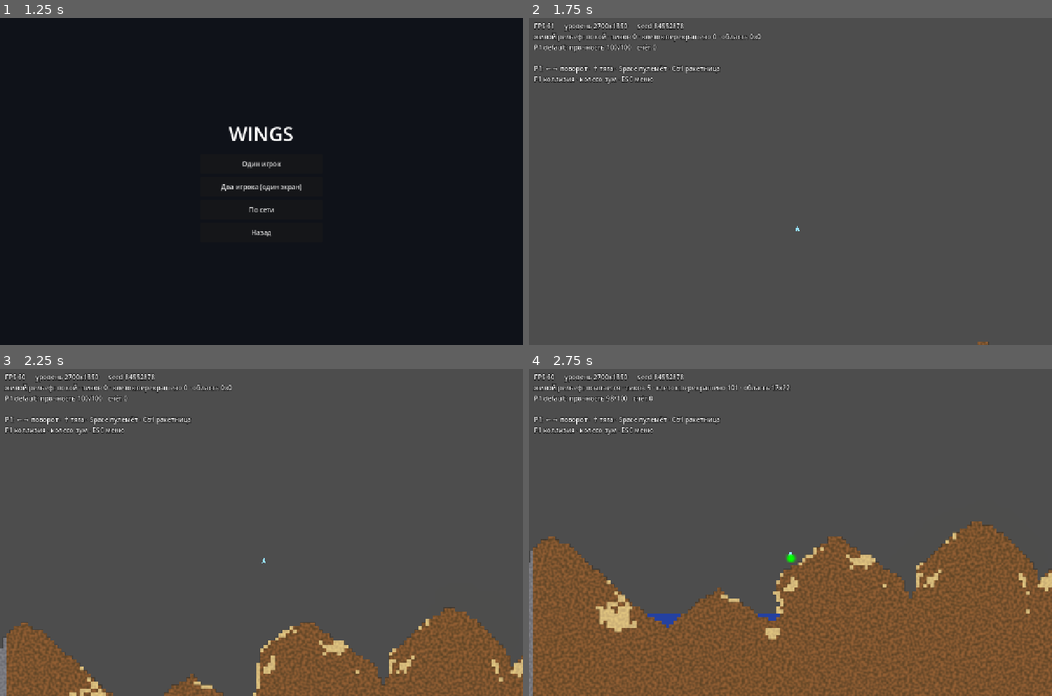
Above: before the commit, frames 1-4 (two rows, left to right).
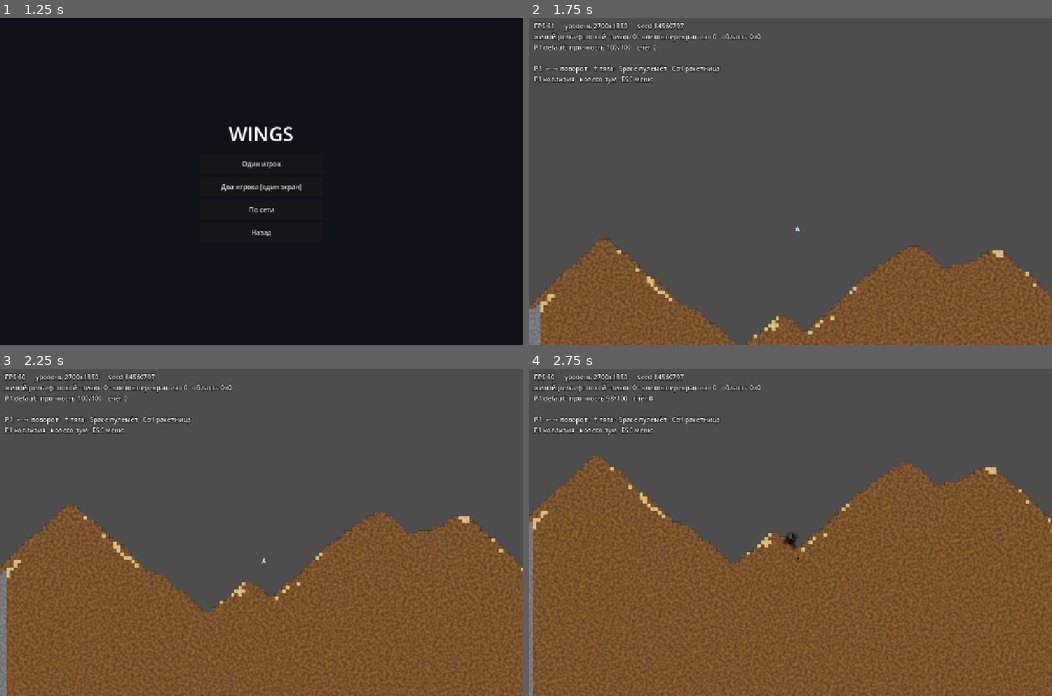
Above: after the commit, the same moments.

Repository: apbrandom/Scoria
Game: Godot game, scene res://scenes/menu/main_menu.tscn
The game is run twice, just before and just after one commit, with the same random seed, the same clock (stepped at 60 frames per second) and the same inputs.
Inputs (mouse positions are in pixels of both pictures, inside the frame that each line leads up to):
- Up to frame 1 (1.25 s): click "Играть" at 0.5 s
- Up to frame 2 (1.75 s): click "Один игрок" at 1.25 s
- Up to frame 3 (2.25 s): tap Enter at 2 s; move the mouse to (376, 516) at 2.02 s; tap R at 2.1 s; click (376, 516) at 2.17 s
- Up to frame 4 (2.75 s): no input

Frame 1 is identical in both runs. In frame 2, 19% of the frame differs, in the area x 0-100%, y 1-100%; in frame 3, 35%; in frame 4, 29%.

Commit message:
feat(bases): размещение баз генератором + неразрушаемая площадка
Устарело исходное допущение architecture.md §2.2: базы там берутся из
палитровых индексов 32-47 оригинальных ARENA.LEV, но уровень с 2026-07-24
генерируется процедурно и таких индексов не содержит. Место под базу ищется
в сгенерированном рельефе — как уже ищется место под спавн.

«Есть ровное место под базу в каждой половине» стало ИНВАРИАНТОМ играбельности
наравне со спавнами: неудачный уровень отвергается и берётся следующий seed.
Так место под базу гарантировано, а не «повезло». Канарейка не покраснела —
test_level_rules 12/12, в среднем 1.12 попытки на уровень (было 1.12), то есть
новый инвариант почти ничего не отбраковывает.

Профиль поверхности считается в том же проходе _evaluate, который и так обходит
все клетки — свой проход по сетке ради поиска площадки стоил бы столько же,
сколько вся оценка. Берётся самое ровное место, а не первое подходящее: разница
между «почти плоско» и «на пределе допуска» на глаз заметна.

Под площадку впечатывается пласт камня (STONE_ID -> Cls.INDESTRUCTIBLE): carve
его не берёт и живая осыпь SandSim не двигает, поэтому базу не выроют бомбой и
не засыплет обвалом. В оригинале база была пикселями уровня и уничтожалась —
здесь сознательное расхождение, решение заказчика 2026-07-31.

test_bases 32/32 (+7), test_sand 57/57, test_live_sand 17/17.

Co-Authored-By: Claude Sonnet 5 <noreply@anthropic.com>

Diff:
--- a/Wings-clone/resources/level_gen_rules.gd
+++ b/Wings-clone/resources/level_gen_rules.gd
@@ -83,3 +83,20 @@
 ## Провал ВСЕХ попыток не должен ронять загрузку уровня — лучше чуть менее
 ## удачный уровень, чем чёрный экран.
 @export_range(1, 64, 1) var max_attempts: int = 12
+
+@export_group("Базы")
+## Полуширина посадочной площадки базы в клетках. Держать согласованным с
+## BaseData.zone_size: площадка должна быть не уже зоны, иначе корабль
+## «стыкуется», вися над обрывом.
+@export_range(2, 40, 1) var base_half_width_cells: int = 5
+## Сколько пустых клеток обязано быть НАД площадкой, чтобы туда можно было
+## залететь и сесть, а не только протиснуться.
+@export_range(2, 40, 1) var base_headroom_cells: int = 6
+## Допустимый перепад высоты поверхности по ширине площадки, в клетках. 0 —
+## только идеально ровное место (такого на шумовом рельефе почти не бывает),
+## слишком много — база встанет на склоне.
+@export_range(0, 10, 1) var base_flat_tolerance_cells: int = 2
+## Толщина каменного пласта, вписываемого ПОД базу. Камень carve не берёт
+## (TerrainPalette.Cls.INDESTRUCTIBLE), поэтому площадку не выроет бомбой и не
+## засыплет живой осыпью SandSim — база остаётся пригодной весь матч.
+@export_range(1, 20, 1) var base_platform_depth_cells: int = 3
--- a/Wings-clone/scripts/level/sand_level_gen.gd
+++ b/Wings-clone/scripts/level/sand_level_gen.gd
@@ -85,7 +85,7 @@
 		built["attempts"] = i + 1
 		built["report"] = report
 		if report["ok"]:
-			return built
+			return _place_bases(built, rules)
 		# Не сошлось — запоминаем лучший из отвергнутых. Загрузка уровня не
 		# должна падать из-за неудачной случайности: чуть менее удачный рельеф
 		# лучше, чем чёрный экран (см. шапку файла).
@@ -98,7 +98,47 @@
 	# здесь перебор дошёл до конца, и лучший кандидат мог оказаться не последним.
 	# Без этой строки поле молча значило бы разное в двух ветках одной функции.
 	best["attempts"] = attempts
-	return best
+	return _place_bases(best, rules)
+
+
+## Впечатывает площадки под базы и кладёт в результат "bases" — МИРОВЫЕ
+## координаты центра каждой площадки (не клетки: снаружи, в Level, клеток нет).
+##
+## Отдельным проходом после выбора кандидата, а не внутри _evaluate: тот
+## вызывается для КАЖДОЙ попытки seed'а и обязан оставаться чистой проверкой —
+## менять симуляцию у отвергнутых уровней бессмысленно и дорого.
+##
+## Уровень без баз — не повод падать: если сюда пришёл "лучший из отвергнутых"
+## и места под базу в нём не нашлось, отдаём пустой список (та же логика, что
+## уже принята для отвергнутых уровней вообще, см. шапку build_settled_sim).
+static func _place_bases(built: Dictionary, rules) -> Dictionary:
+	var sim = built["sim"]
+	var grid: Vector2i = built["grid"]
+	var stats: Dictionary = built["report"]["stats"]
+	var cell_px: int = rules.cell_px
+
+	var bases: Array[Vector2] = []
+	var stamped := false
+	for key in ["base_left", "base_right"]:
+		var spot: Vector2i = stats[key]
+		if spot.x < 0:
+			continue
+		_stamp_base_platform(sim, grid, spot, rules)
+		stamped = true
+		# Центр клетки, а не её угол: зона базы симметрична относительно центра.
+		bases.append(Vector2(
+			(spot.x + 0.5) * cell_px,
+			(spot.y + 0.5) * cell_px))
+
+	if stamped:
+		# Расчистка неба над площадкой могла подвесить песок — досаживаем.
+		# Камень при этом не двинется, площадка останется ровной.
+		built["settle_ticks"] = int(built["settle_ticks"]) + _settle(sim)
+	if bases.is_empty():
+		push_warning("Уровень без баз: ровного места не нашлось ни в одной половине")
+
+	built["bases"] = bases
+	return built
 
 
 ## Одна попытка: разыграть числа по seed и досчитать симуляцию до покоя.
@@ -117,10 +157,7 @@
 		_carve_lake(sim, surface_row, grid_w, grid_h, rules,
 			int(lake["cx"]), int(lake["half"]), int(lake["depth"]))
 
-	var ticks := 0
-	while sim.is_active() and ticks < MAX_SETTLE_TICKS:
-		sim.step()
-		ticks += 1
+	var ticks := _settle(sim)
 
 	# "Спящее тело" (SandSim.flatten_liquid_bodies, devlog §43) — флуд-филл +
 	# мгновенный пересчёт объёма ВМЕСТО того, чтобы полагаться на то, что
@@ -133,6 +170,17 @@
 	sim.flatten_liquid_bodies()
 
 	return {"sim": sim, "grid": Vector2i(grid_w, grid_h), "settle_ticks": ticks, "params": p}
+
+
+## Досчитать симуляцию до покоя. Отдельной функцией, потому что оседать нужно
+## ДВАЖДЫ: после раскладки рельефа и ещё раз после впечатывания площадок под
+## базы (расчистка неба над площадкой может подвесить песок над ней).
+static func _settle(sim) -> int:
+	var ticks := 0
+	while sim.is_active() and ticks < MAX_SETTLE_TICKS:
+		sim.step()
+		ticks += 1
+	return ticks
 
 
 ## Разыгрывает КОНКРЕТНЫЕ числа уровня из диапазонов LevelGenRules.
@@ -259,8 +307,15 @@
 	# Самая ВЫСОКАЯ точка рельефа (минимальный y непустой клетки по всем
 	# колонкам) — она и определяет, остаётся ли над картой сплошное небо.
 	var highest_row := grid.y
+	# Верхняя непустая клетка КАЖДОЙ колонки (grid.y — колонка пуста насквозь).
+	# Считается здесь, а не отдельным проходом: этот цикл и так обходит все
+	# клетки, а поиску места под базу нужен ровно профиль поверхности, и свой
+	# проход по сетке ради него стоил бы столько же, сколько вся оценка.
+	var surface := PackedInt32Array()
+	surface.resize(grid.x)
 	for gx in grid.x:
 		var found := false
+		surface[gx] = grid.y
 		for gy in grid.y:
 			var c: int = sim.get_cell(gx, gy)
 			if c == 0:
@@ -270,6 +325,7 @@
 				water += 1
 			if not found:
 				highest_row = mini(highest_row, gy)
+				surface[gx] = gy
 				found = true
 
 	var open_frac := float(empty) / float(total)
@@ -279,6 +335,12 @@
 	var radius_cells: int = maxi(int(rules.spawn_clear_radius_px) / int(rules.cell_px), 1)
 	var spawn_left := _has_spawn_spot(sim, grid, 0, grid.x / 2, radius_cells)
 	var spawn_right := _has_spawn_spot(sim, grid, grid.x / 2, grid.x, radius_cells)
+
+	# По базе на половину карты — как и спавны: обе стороны должны быть равны,
+	# иначе игрок, которому до базы вдвое дальше, проигрывает по географии, а не
+	# по игре.
+	var base_left := _find_base_spot(sim, grid, surface, 0, grid.x / 2, rules)
+	var base_right := _find_base_spot(sim, grid, surface, grid.x / 2, grid.x, rules)
 
 	var fails: Array = []
 	if open_frac < rules.min_open_sky_frac:
@@ -291,13 +353,18 @@
 		fails.append("нет места под спавн в левой половине")
 	if not spawn_right:
 		fails.append("нет места под спавн в правой половине")
+	if base_left.x < 0:
+		fails.append("нет ровного места под базу в левой половине")
+	if base_right.x < 0:
+		fails.append("нет ровного места под базу в правой половине")
 
 	# Доли считаем "насколько выполнено", каждая зажата в 0..1, поровну весом.
 	var s_open := clampf(open_frac / maxf(rules.min_open_sky_frac, 0.001), 0.0, 1.0)
 	var s_water := clampf(rules.max_water_frac / maxf(water_frac, 0.001), 0.0, 1.0)
 	var s_head := clampf(headroom_frac / maxf(rules.min_sky_headroom_frac, 0.001), 0.0, 1.0)
 	var s_spawn := (1.0 if spawn_left else 0.0) + (1.0 if spawn_right else 0.0)
-	var score := (s_open + s_water + s_head + s_spawn) / 5.0
+	var s_base := (1.0 if base_left.x >= 0 else 0.0) + (1.0 if base_right.x >= 0 else 0.0)
+	var score := (s_open + s_water + s_head + s_spawn + s_base) / 7.0
 
 	return {
 		"ok": fails.is_empty(),
@@ -309,6 +376,12 @@
 			"headroom_frac": headroom_frac,
 			"spawn_left": spawn_left,
 			"spawn_right": spawn_right,
+			# Клетки поверхности, куда встанут базы; (-1,-1) — места не нашлось.
+			# Отсюда их забирает build_settled_sim: искать второй раз незачем,
+			# а сам _evaluate ничего не меняет в симуляции (остаётся чистой
+			# проверкой), поэтому впечатывание камня делается не здесь.
+			"base_left": base_left,
+			"base_right": base_right,
 		},
 	}
 
@@ -355,6 +428,93 @@
 	return cells > 0 and float(empty) / float(cells) >= 0.5
 
 
+# ---------------------------------------------------------------------- базы
+
+## Ищет в полосе колонок [x_from, x_to) самое РОВНОЕ место под посадочную
+## площадку базы. Возвращает клетку поверхности в центре площадки или (-1,-1),
+## если места нет.
+##
+## Работает по готовому профилю поверхности (surface из _evaluate), а не лазит в
+## sim за каждой клеткой: колонок в площадке десяток, кандидатов — сотня, и
+## самостоятельный поиск верхней клетки для каждого стоил бы столько же, сколько
+## вся проверка играбельности.
+##
+## Берём самое ровное, а не первое подходящее: перепад в пределах допуска всё
+## равно наклоняет площадку, и разница между "почти плоско" и "на пределе
+## допуска" на глаз заметна, а перебор всё равно идёт до конца полосы.
+##
+## Небо над площадкой проверять отдельно НЕ нужно: surface[x] — верхняя непустая
+## клетка колонки, то есть всё выше неё пусто по определению. Достаточно, чтобы
+## сама поверхность лежала не выше base_headroom_cells от края карты.
+static func _find_base_spot(sim, grid: Vector2i, surface: PackedInt32Array,
+		x_from: int, x_to: int, rules) -> Vector2i:
+	var half: int = rules.base_half_width_cells
+	var headroom: int = rules.base_headroom_cells
+	var tolerance: int = rules.base_flat_tolerance_cells
+	var border: int = rules.border_cells
+
+	# Не вплотную к нерушимой кайме: база, впритык прижатая к стене уровня,
+	# наполовину закрыта ею и садиться в неё неудобно.
+	var lo := maxi(x_from + half, border + 1 + half)
+	var hi := mini(x_to - half, grid.x - border - 1 - half)
+
+	var best := Vector2i(-1, -1)
+	var best_spread := tolerance + 1
+	var cx := lo
+	while cx < hi:
+		var spread := _base_spot_spread(sim, grid, surface, cx, half, headroom)
+		if spread >= 0 and spread <= tolerance and spread < best_spread:
+			best_spread = spread
+			best = Vector2i(cx, surface[cx])
+			if spread == 0:
+				break   # ровнее уже не будет
+		cx += 1
+	return best
+
+
+## Перепад высот поверхности по ширине площадки вокруг cx, в клетках.
+## -1 — место непригодно в принципе (пустая колонка, вода, нет высоты под
+## площадку или над ней).
+static func _base_spot_spread(sim, grid: Vector2i, surface: PackedInt32Array,
+		cx: int, half: int, headroom: int) -> int:
+	var lowest := -1
+	var highest := grid.y + 1
+	for x in range(cx - half, cx + half + 1):
+		var row := surface[x]
+		# Колонка пуста насквозь (row == grid.y) — под площадкой пропасть.
+		if row >= grid.y:
+			return -1
+		# Слишком высоко: залететь и сесть будет некуда.
+		if row < headroom:
+			return -1
+		# На воде базы не строим — площадка ушла бы под воду вместе с кораблём.
+		if sim.get_cell(x, row) == WATER_ID:
+			return -1
+		lowest = maxi(lowest, row)
+		highest = mini(highest, row)
+	return lowest - highest
+
+
+## Вписывает под площадку пласт нерушимого камня и расчищает над ней небо.
+##
+## Камень (STONE_ID -> TerrainPalette.Cls.INDESTRUCTIBLE, см. cls_of) carve не
+## берёт, и живая осыпь SandSim его не двигает — то есть базу не выроют бомбой и
+## не засыплет обвалом, она остаётся пригодной весь матч. В оригинале база была
+## пикселями уровня и уничтожалась; здесь сознательно наоборот (roadmap.md).
+static func _stamp_base_platform(sim, grid: Vector2i, spot: Vector2i, rules) -> void:
+	var half: int = rules.base_half_width_cells
+	var depth: int = rules.base_platform_depth_cells
+	var headroom: int = rules.base_headroom_cells
+	var row := spot.y
+	for x in range(spot.x - half, spot.x + half + 1):
+		# Небо над площадкой: выравниваем ВСЕ колонки по одной высоте, иначе
+		# соседний бугор в пределах допуска остаётся торчать сбоку от базы.
+		for y in range(maxi(row - headroom, 0), row):
+			sim.set_cell(x, y, 0)
+		for y in range(row, mini(row + depth, grid.y)):
+			sim.set_cell(x, y, STONE_ID)
+
+
 # ---------------------------------------------------------------- запекание
 
 ## Возвращает {"visual": Image, "mask": Image}, как и TestLevelGen.generate(),
@@ -373,6 +533,7 @@
 	out["seed_used"] = built["seed_used"]
 	out["attempts"] = built["attempts"]
 	out["report"] = built["report"]
+	out["bases"] = built["bases"]
 	return out
 
 
--- a/Wings-clone/tools/test_bases.gd
+++ b/Wings-clone/tools/test_bases.gd
@@ -19,6 +19,11 @@
 ## (та же грабля, что у MATCH_MANAGER_SCRIPT в level.gd).
 const BASE_ZONE_SCRIPT := preload("res://scripts/level/base_zone.gd")
 const COMMON_BASE := preload("res://data/bases/common.tres")
+const SAND_LEVEL_GEN := preload("res://scripts/level/sand_level_gen.gd")
+const GEN_RULES := preload("res://data/level/default_gen.tres")
+## Размер боевого уровня (level.gd::SAND_LEVEL_SIZE) — размещение баз проверяем
+## на том же поле, на котором в него будут играть, а не на удобном маленьком.
+const LEVEL_SIZE := Vector2i(2700, 1350)
 
 var _pass := 0
 var _fail := 0
@@ -92,6 +97,7 @@
 	await _test_repair()
 	await _test_weapon_select()
 	await _test_turn_gate()
+	_test_placement()
 
 
 # ------------------------------------------------------------------ стыковка
@@ -305,3 +311,73 @@
 	ship.queue_free()
 	base.queue_free()
 	await _step(1)
+
+
+# --------------------------------------------------- размещение баз на уровне
+
+func _test_placement() -> void:
+	print("\n-- размещение баз на сгенерированном уровне --")
+	var palette: TerrainPalette = load("res://data/terrain/wings_classes.tres")
+	var cell_px: int = GEN_RULES.cell_px
+	var half: int = GEN_RULES.base_half_width_cells
+	var depth: int = GEN_RULES.base_platform_depth_cells
+
+	var built := SAND_LEVEL_GEN.build_settled_sim(LEVEL_SIZE, 4242, GEN_RULES)
+	var bases: Array = built["bases"]
+	_check("на уровне нашлись базы", bases.size() == 2, "баз=%d" % bases.size())
+	if bases.size() < 2:
+		return
+
+	# По базе на половину: иначе игрок, которому до ремонта вдвое дальше,
+	# проигрывает по географии, а не по игре.
+	var mid := LEVEL_SIZE.x / 2.0
+	var left_count := 0
+	for b in bases:
+		if b.x < mid:
+			left_count += 1
+	_check("по одной базе в каждой половине карты", left_count == 1,
+		"в левой половине=%d из %d" % [left_count, bases.size()])
+
+	# Тот же seed обязан дать те же базы — на этом стоит будущий сетевой матч,
+	# где хост и клиент строят уровень независимо (roadmap.md).
+	var again := SAND_LEVEL_GEN.build_settled_sim(LEVEL_SIZE, 4242, GEN_RULES)
+	_check("тот же seed даёт те же позиции баз", again["bases"] == bases,
+		"%s vs %s" % [str(bases), str(again["bases"])])
+
+	# Под базой — камень, над базой — воздух (иначе садиться некуда).
+	var sim = built["sim"]
+	var spot: Vector2 = bases[0]
+	var gx := int(spot.x / cell_px)
+	var gy := int(spot.y / cell_px)
+	var stone_ok := true
+	var sky_ok := true
+	for x in range(gx - half, gx + half + 1):
+		for y in range(gy, gy + depth):
+			if SAND_LEVEL_GEN.cls_of(sim.get_cell(x, y)) != TerrainPalette.Cls.INDESTRUCTIBLE:
+				stone_ok = false
+		if sim.get_cell(x, gy - 1) != 0:
+			sky_ok = false
+	_check("под базой сплошной неразрушаемый камень", stone_ok,
+		"площадка %d клеток шириной, %d глубиной" % [half * 2 + 1, depth])
+	_check("над базой пусто — есть куда сесть", sky_ok)
+
+	# Площадку нельзя выесть оружием: класс INDESTRUCTIBLE carve не берёт,
+	# поэтому база остаётся пригодной весь матч. В оригинале база была обычными
+	# пикселями уровня и уничтожалась — здесь сознательное расхождение.
+	var lvl := SAND_LEVEL_GEN.generate(LEVEL_SIZE, 4242, palette, GEN_RULES)
+	var terrain := Terrain.new()
+	terrain.palette = palette
+	terrain.immediate_rebuild = false
+	add_child(terrain)
+	terrain.load_level(lvl["visual"], lvl["mask"])
+	var base_spot: Vector2 = lvl["bases"][0]
+	# На клетку ниже поверхности — заведомо в толще пласта, а не на его кромке.
+	var probe := Vector2i(int(base_spot.x), int(base_spot.y) + cell_px)
+	var cls_before := terrain.class_at(probe)
+	_check("центр площадки — неразрушаемый класс",
+		cls_before == TerrainPalette.Cls.INDESTRUCTIBLE, "класс=%d" % cls_before)
+	terrain.carve_circle(probe, 60)
+	_check("carve радиусом 60 не разрушает площадку базы",
+		terrain.class_at(probe) == TerrainPalette.Cls.INDESTRUCTIBLE,
+		"класс после carve=%d" % terrain.class_at(probe))
+	terrain.queue_free()
